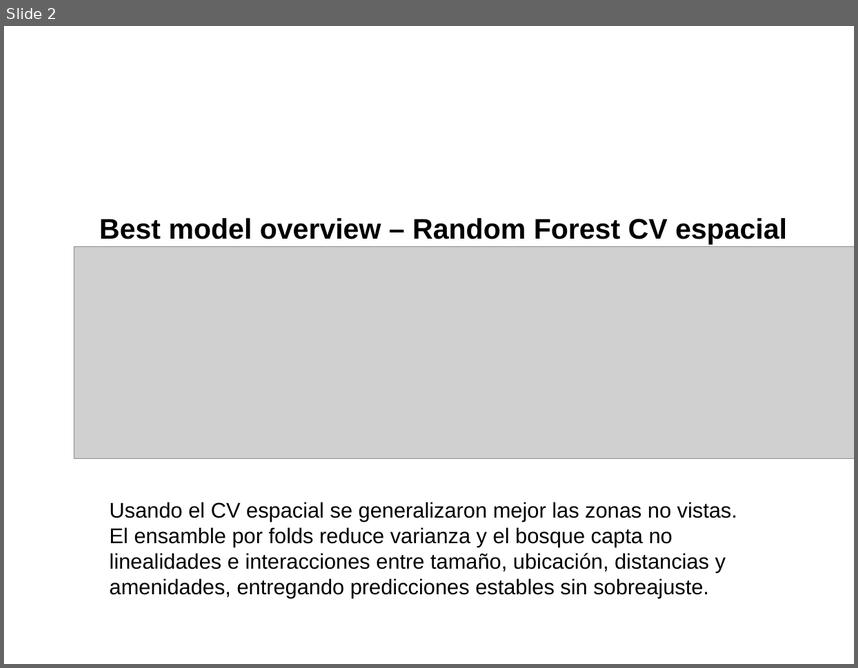
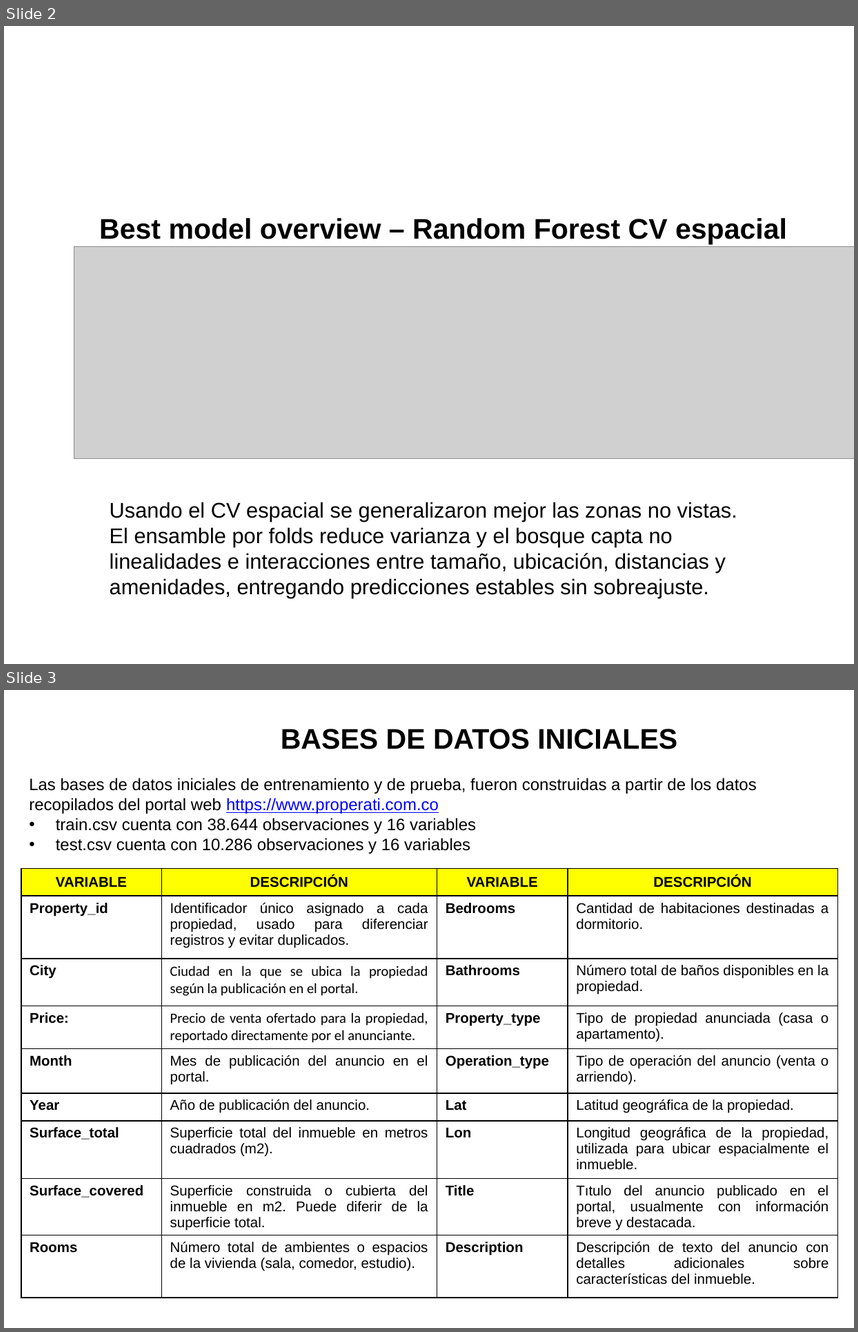
Before and after one commit to zoliverot/Taller3_Making-Money-with-ML, a slide deck: reports/slides/data_equipo_08.pptx. Shown one above the other, each under a label of ours: slide 2 before the commit, slides 2 and 3 after it. The pictures are 858x668 and 858x1332 pixels, drawn with LibreOffice and Linux fonts; fonts in the diff are those of the drawing; grey boxes stand for pictures; background and template pictures are left out. Boxes give left, top, right and bottom in pixels: in the first picture for what was removed or moved away, otherwise in the second. Text is boxed around its words. In the diff, an @@ line names an element or a change of style, - is before the commit and + after.

```diff
--- a/reports/slides/data_equipo_08.pptx
+++ b/reports/slides/data_equipo_08.pptx
@@ slide 3 added at bbox=[4, 690, 854, 1328], background picture (left out) @@
@@ title added at bbox=[281, 729, 677, 749], 24 pt, text #000000, bold @@
+BASES DE DATOS INICIALES
@@ text added at bbox=[29, 778, 757, 854], 14 pt, text #000000 @@
+Las bases de datos iniciales de entrenamiento y de prueba, fueron construidas a partir de los datos recopilados del portal web https://www.properati.com.co
+• train.csv cuenta con 38.644 observaciones y 16 variables
+• test.csv cuenta con 10.286 observaciones y 16 variables
@@ table added at bbox=[21, 869, 838, 1302], 9 rows, 4 columns @@
+VARIABLE | DESCRIPCIÓN | VARIABLE | DESCRIPCIÓN
+Property_id | Identificador único asignado a cada propiedad, usado para diferenciar registros y evitar duplicados. | Bedrooms | Cantidad de habitaciones destinadas a dormitorio.
+City | Ciudad en la que se ubica la propiedad según la publicación en el portal. | Bathrooms | Número total de baños disponibles en la propiedad.
+Price: | Precio de venta ofertado para la propiedad, reportado directamente por el anunciante. | Property_type | Tipo de propiedad anunciada (casa o apartamento).
+Month | Mes de publicación del anuncio en el portal. | Operation_type | Tipo de operación del anuncio (venta o arriendo).
+Year | Año de publicación del anuncio. | Lat | Latitud geográfica de la propiedad.
+Surface_total | Superficie total del inmueble en metros cuadrados (m2). | Lon | Longitud geográfica de la propiedad, utilizada para ubicar espacialmente el inmueble.
+Surface_covered | Superficie construida o cubierta del inmueble en m2. Puede diferir de la superficie total. | Title | Tıtulo del anuncio publicado en el portal, usualmente con información breve y destacada.
+Rooms | Número total de ambientes o espacios de la vivienda (sala, comedor, estudio). | Description | Descripción de texto del anuncio con detalles adicionales sobre características del inmueble.
```
Also in this commit, not shown: 10 other slides added.
